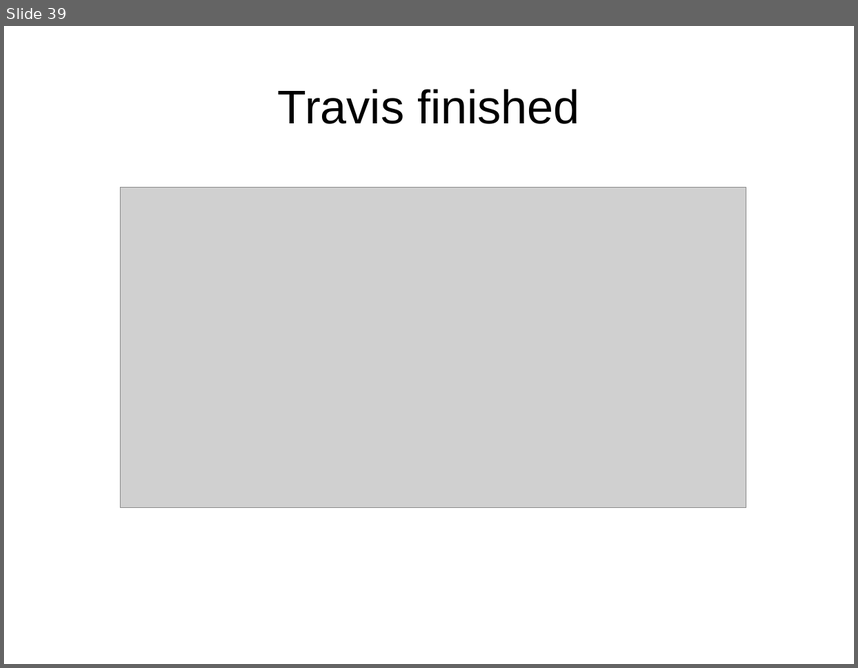
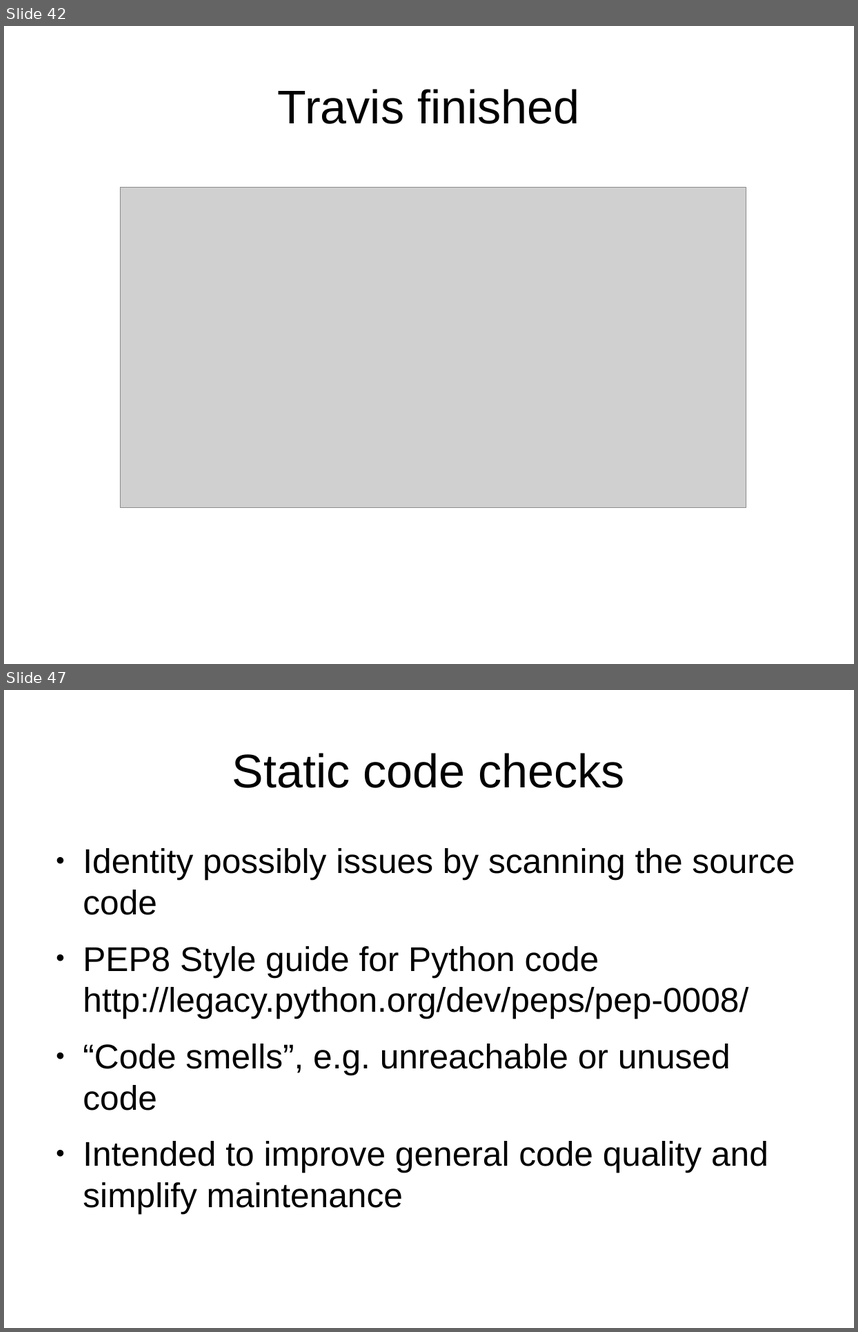
Before and after one commit to roskakori/talks, a slide deck: pygraz/opensourceprojects/Open source projects with Python.odp. Shown one above the other, each under a label of ours: slide 39 before the commit, slides 42 and 47 after it; the slides between them are not shown. The pictures are 858x668 and 858x1332 pixels, drawn with LibreOffice and Linux fonts; fonts in the diff are those of the drawing; grey boxes stand for pictures. Boxes give left, top, right and bottom in pixels: in the first picture for what was removed or moved away, otherwise in the second. Text is boxed around its words. In the diff, an @@ line names an element or a change of style, - is before the commit and + after.

Commit message:
Added slides about static checks and documentation.

```diff
--- a/pygraz/opensourceprojects/Open source projects with Python.odp
+++ b/pygraz/opensourceprojects/Open source projects with Python.odp
@@ slide 47 added at <box>4,690,854,1328</box>, background #FFFFFF @@
@@ title added at <box>232,753,624,788</box>, 44 pt, text #000000 @@
+Static code checks
@@ text added at <box>83,848,795,1213</box>, 32 pt, text #000000 @@
+● Identity possibly issues by scanning the source code
+● PEP8 Style guide for Python code http://legacy.python.org/dev/peps/pep-0008/
+● “Code smells”, e.g. unreachable or unused code
+● Intended to improve general code quality and simplify maintenance
@@ what was slide 39 is now slide 42 @@
```
Also in this commit, not shown: 1 slide changed, 16 other slides added.
